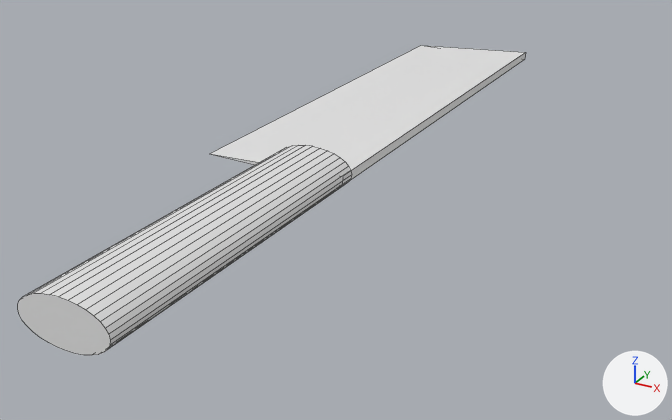
Before and after pictures for a commit that changed the Blender file Assets/Modeller/cleaver.blend.
Both versions are drawn from a camera (50 mm lens) standing at (9.46, -20.1, 6.67) and looking at (0.7, -4.18, -1.29). Arrows for +X, +Y and +Z are at lower right; the lights stay in place. Mesh edges are drawn as thin lines.
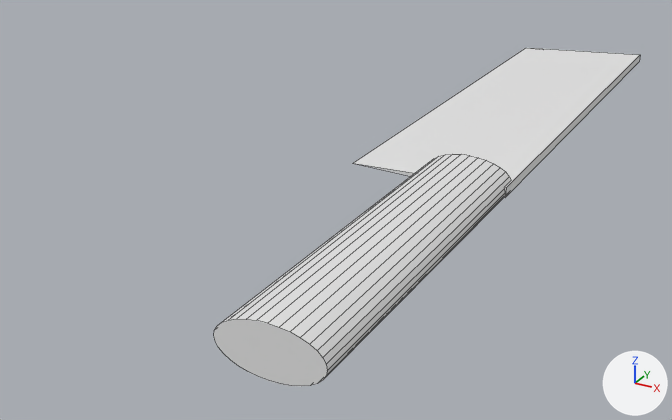
Where the change shows, as pixel boxes [x1, y1, x2, y2] in the pictures (672 x 420 px):
'Cube', reshaped, moved (35% wider, 139% taller): before [210, 45, 525, 186]; after [214, 48, 640, 386]
'Cylinder', deleted: before [18, 145, 350, 355]
part 1 of me_cube_001, built on: before [210, 45, 525, 186]; after [214, 48, 639, 386]

The edits, one by one:
me_cube_001 is used by ob_cube; location (0.0, 0.0, 0.0); scale (1.56, 5.49, -0.0989).
me_cube_001 had 6 vertices, 5 faces and spanned x -1.0..1.0, y -1.0..1.0, z -1.0..1.0.
me_cube_001 now has 78 vertices, 41 faces and spans x -1.0..1.0, y -2.2..1.0, z -4.39..4.39.
Part 1, on me_cube_001:
3 faces are deleted.
44 vertices are added at x -0.11..1.0, y -2.2..-0.93, z -4.39..4.39.
28 new vertices lie (0.0, 1.27, 0.0) away from vertices in x -0.1..0.95, y -2.2, z -4.39..4.39.
39 new faces join them.
Object 'Cylinder' (ob_cylinder) is deleted.
Object 'Cube' (ob_cube) moves from (0.0, 0.0, 0.0) to (3.07, 0.53, 0.19).
